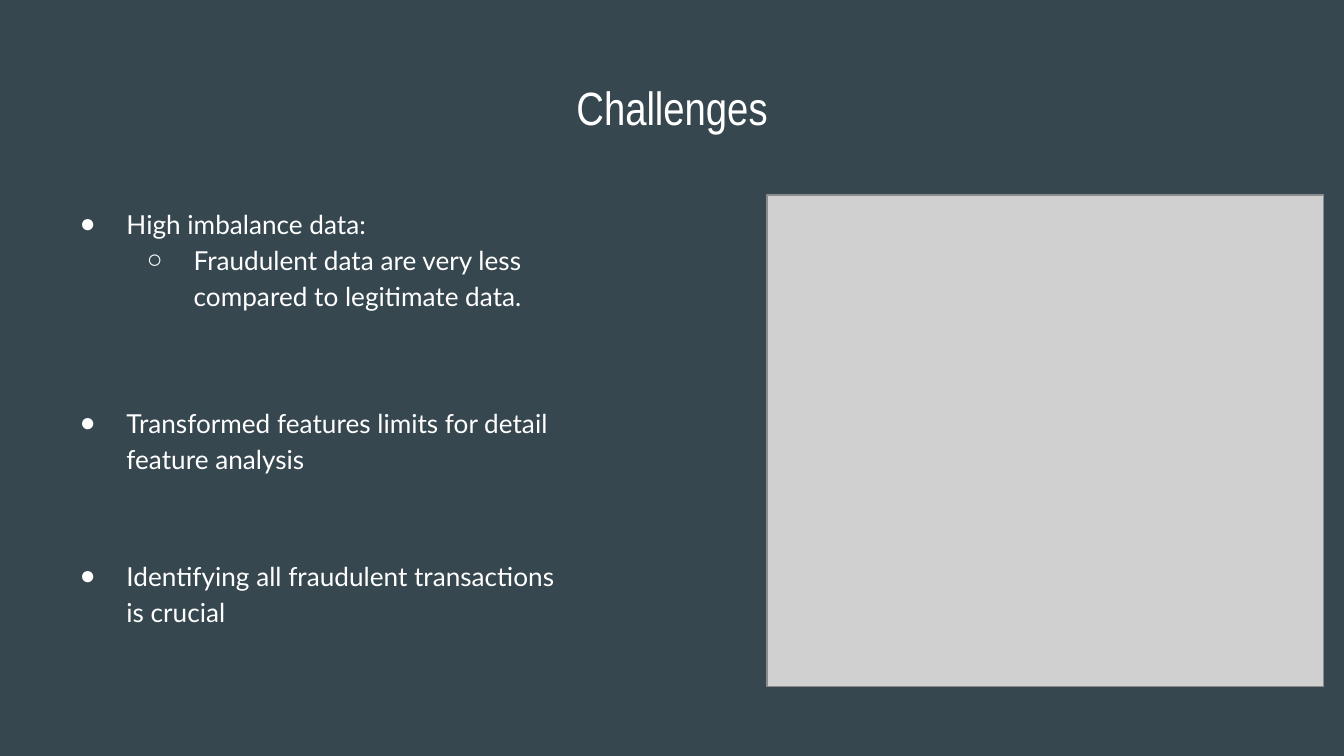
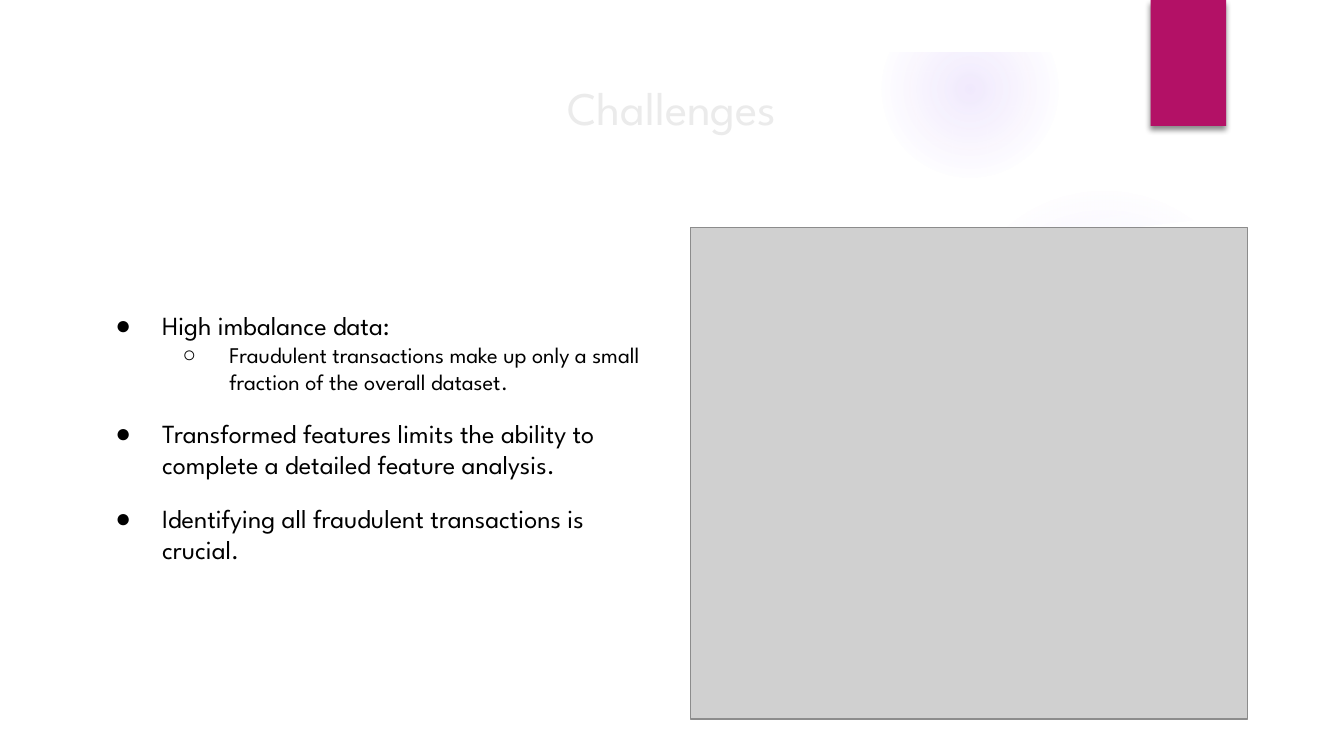
Before and after one commit to gbauer-at-sandiego-edu/AAI-510_Group_7, a slide deck: slide 6 of Credit Card Fraud Detection.pptx. Drawn at 1344x756 pixels with LibreOffice and Linux fonts; fonts in the diff are those of the drawing; grey boxes stand for pictures; background and template pictures are left out. Boxes give left, top, right and bottom in pixels: in the first picture for what was removed or moved away, otherwise in the second. Text is boxed around its words. In the diff, an @@ line names an element or a change of style, - is before the commit and + after.

```diff
--- a/Credit Card Fraud Detection.pptx
+++ b/Credit Card Fraud Detection.pptx
@@ background #37474F to picture (left out) @@
@@ group added at [0, 0, 1344, 756]: 5 ellipses, 3 freeform shapes @@
@@ rectangle added at [1150, 0, 1226, 126], fill #B31166 @@
@@ title "Challenges" at [46, 66, 1298, 151]: font Arial Narrow to League Spartan, text colour #FFFFFF to #EBEBEB @@
@@ picture: place and size @@
-picture at [767, 195, 1324, 687]
+picture at [691, 227, 1247, 719]
@@ text "High imbalance data:": place and size @@
-text "High imbalance data:" at [126, 214, 554, 622]
+text "High imbalance data:" at [162, 317, 639, 560]
@@ text at [162, 317, 389, 341]: font Lato to League Spartan, text colour #FFFFFF to #000000 in "High imbalance data:"; line spacing 1.15 to 1; bullet colour #FFFFFF to #000000 @@
@@ text at [162, 347, 639, 560]: text changed; font Lato to League Spartan; text colour #FFFFFF to #000000 @@
-  ○ Fraudulent data are very less compared to legitimate data.
-● Transformed features limits for detail feature analysis
-● Identifying all fraudulent transactions is crucial
+  ○ Fraudulent transactions make up only a small fraction of the overall dataset.
+● Transformed features limits the ability to complete a detailed feature analysis.
+● Identifying all fraudulent transactions is crucial.
```
Also in this commit, not shown: 8 other slides changed, 2 slides added, 2 slides removed.
